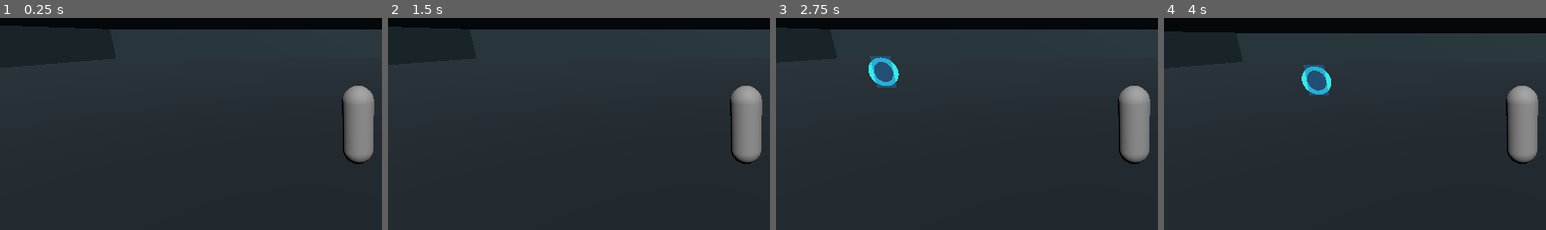
Above: before the commit, frames 1-4 (left to right).
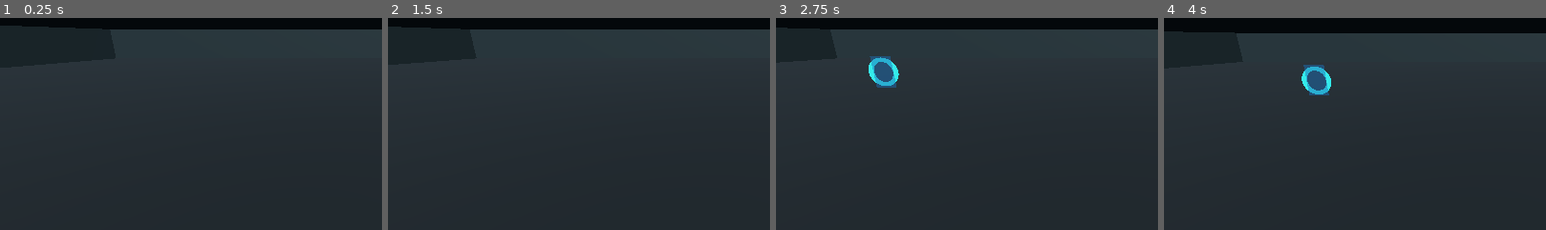
Above: after the commit, the same moments.

Repository: qaqp980520-prog/2126-Survival
Game: Godot game, scene res://prototypes/BackroomsPortalPlayground.tscn
Two runs of this game, one before a commit and one after it. Both use one fixed random seed, a clock stepped at 60 frames per second and the inputs below.
Inputs (mouse positions are % of the whole screen's width and height, from its top left):
- Up to frame 1 (0.25 s): no input
- Up to frame 2 (1.5 s): tap Enter at 0.5 s; move the mouse to (72, 44) at 0.52 s; hold D 0.53-1.25 s; hold R 0.53-1.25 s; click (72, 44) at 0.67 s; tap Space at 0.77 s; drag from (30, 54) to (45, 70) at 1.27 s
- Up to frame 3 (2.75 s): tap Space at 2 s; move the mouse to (60, 27) at 2.02 s; hold D from 2.03 s (still down); tap 2 at 2.1 s
- Up to frame 4 (4 s): release D at 2.75 s; drag from (45, 70) to (20, 34) at 2.77 s; tap Enter at 3.5 s; move the mouse to (80, 65) at 3.52 s; hold A from 3.53 s (still down); tap T at 3.6 s; tap Space at 3.77 s
The pictures show only the part of the screen within x 3-53%, y 28-78%; the shares and areas given below are measured in that part.

The runs differ from the first frame. In frame 1, 2.7% of the frame differs, in the area x 89-98%, y 31-69%; in frame 2, 2.7%; in frame 3, 2.7%; in frame 4, 2.7%.

Commit message:
Keep player render mesh out of headless portal test scene

Diff:
--- a/prototypes/BackroomsPortalPlayground.tscn
+++ b/prototypes/BackroomsPortalPlayground.tscn
@@ -1,13 +1,9 @@
-[gd_scene load_steps=6 format=3]
+[gd_scene load_steps=5 format=3]
 
 [ext_resource type="Script" path="res://prototypes/BackroomsPortalPlayground.gd" id="1_world"]
 [ext_resource type="Script" path="res://prototypes/BackroomsPlayerController.gd" id="2_player"]
 
 [sub_resource type="CapsuleShape3D" id="CapsuleShape3D_player"]
-radius = 0.35
-height = 1.8
-
-[sub_resource type="CapsuleMesh" id="CapsuleMesh_player"]
 radius = 0.35
 height = 1.8
 
@@ -32,10 +28,6 @@
 [node name="CollisionShape3D" type="CollisionShape3D" parent="Player"]
 position = Vector3(0, 0.9, 0)
 shape = SubResource("CapsuleShape3D_player")
-
-[node name="BodyMesh" type="MeshInstance3D" parent="Player"]
-position = Vector3(0, 0.9, 0)
-mesh = SubResource("CapsuleMesh_player")
 
 [node name="Camera3D" type="Camera3D" parent="Player"]
 position = Vector3(0, 2.8, 6.0)
